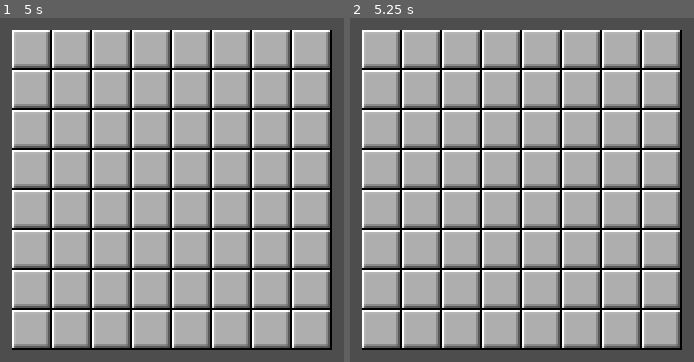
Above: before the commit, frames 1-2 (left to right).
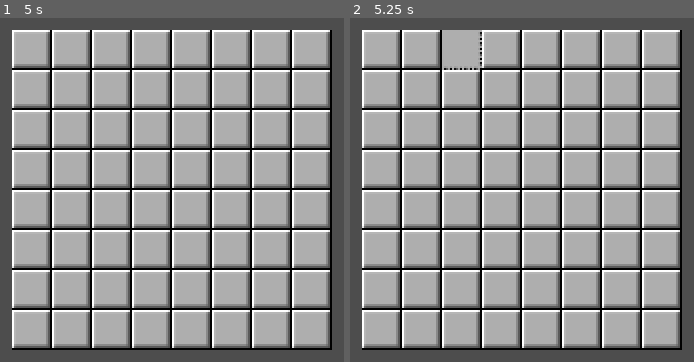
Above: after the commit, the same moments.

Repository: golopogus/overmine
Game: Godot game, scene res://main_scene.tscn
Same seed, same stepped clock (60 frames per second), same inputs: the game is played once before the commit and once after it.
Inputs (mouse positions are in pixels of both pictures, inside the frame that each line leads up to):
- Up to frame 1 (5 s): tap Enter at 0.5, 2, 3.5 s; move the mouse to (outside the picture) at 0.52 s; click (outside the picture) at 0.6 s; tap Space at 1.25, 2.75, 4.25 s; move the mouse to (outside the picture) at 1.27 s; click (outside the picture) at 1.35 s; move the mouse to (outside the picture) at 2.02 s; click (outside the picture) at 2.1 s; move the mouse to (outside the picture) at 2.77 s; click (outside the picture) at 2.85 s; move the mouse to (outside the picture) at 3.52 s; click (outside the picture) at 3.6 s; move the mouse to (outside the picture) at 4.27 s; click (outside the picture) at 4.35 s
- Up to frame 2 (5.25 s): move the mouse to (442, 28) at 5.02 s; click (442, 28) at 5.1 s

Frame 1 is identical in both runs. In frame 2, 0.4% of the frame differs, in the area x 26-39%, y 3-16%.
Error in both runs: Invalid access to property or key '(136.0, -24.0)' on a base object of type 'Dictionary'. (res://main_scene.gd:52)

Commit message:
made changes to tile.gd for less repeated functions

Diff:
--- a/overmine/main_scene.gd
+++ b/overmine/main_scene.gd
@@ -53,5 +53,5 @@
 
 	#turn first click safe
 
-	get_node(starting_tile_path).change_state('safe')
+	get_node(starting_tile_path).change_state('safe',0)
 	get_node(starting_tile_path).clicked()
--- a/overmine/tile.gd
+++ b/overmine/tile.gd
@@ -3,6 +3,7 @@
 var danger = false
 var state
 var value
+var state_changed = false
 
 func change_state(new_state, warning_num):
 	#$sprites/hidden.visible = false
@@ -22,15 +23,18 @@
 			value = warning_num
 
 func clicked():
-	$sprites/hidden.visible = false
+	if state_changed == false:
+		$sprites/hidden.visible = false
 
-	match state:
-		'safe':
-			$sprites/safe.visible = true
+		match state:
+			'safe':
+				$sprites/safe.visible = true
 
-		'mine':
-			$sprites/mine_clicked.visible = true
+			'mine':
+				$sprites/mine_clicked.visible = true
 
-		'warning':
-			var node_path = 'sprites/' + str(value)
-			node_path.visible = true
+			'warning':
+				var node_path = 'sprites/' + str(value)
+				node_path.visible = true
+
+		state_changed = true
